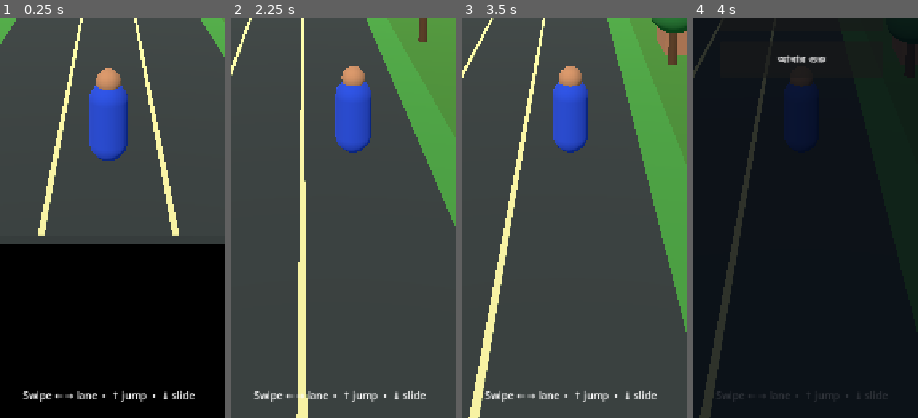
Above: before the commit, frames 1-4 (left to right).
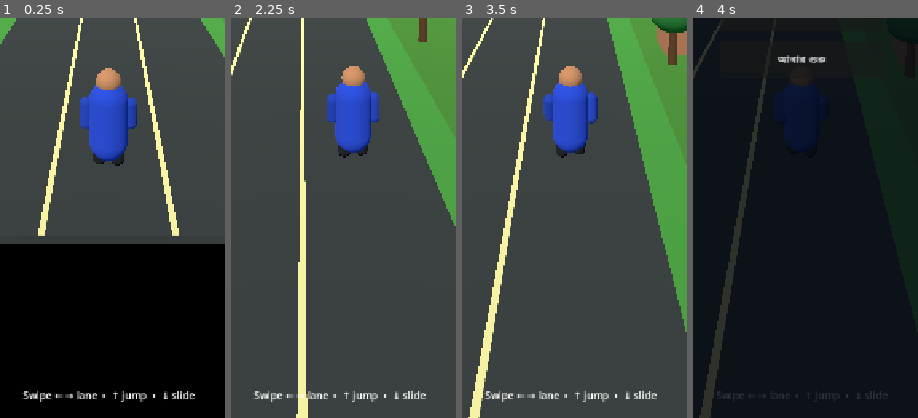
Above: after the commit, the same moments.

Repository: dxsohel087-crypto/JIBON-Bangladesh-Real-Life-Simulator
Game: Godot game, scene res://Scenes/Main.tscn
Same seed, same stepped clock (60 frames per second), same inputs: the game is played once before the commit and once after it.
Inputs (mouse positions are % of the whole screen's width and height, from its top left):
- Up to frame 1 (0.25 s): no input
- Up to frame 2 (2.25 s): tap Enter at 0.5 s; move the mouse to (72, 45) at 0.52 s; hold Right 0.53-1.25 s; tap P at 0.6 s; click (72, 45) at 0.67 s; tap Space at 0.77 s; click "▶" at 1.25 s; click "খেলা চালিয়ে যান" at 2 s
- Up to frame 3 (3.5 s): move the mouse to (30, 55) at 2.77 s; hold Down from 2.78 s (still down); tap Enter at 2.85 s; tap Space at 3.02 s
- Up to frame 4 (4 s): move the mouse to (60, 28) at 3.52 s; release Down at 3.53 s; hold Right from 3.53 s (still down); tap P at 3.6 s
The pictures show only the part of the screen within x 26-76%, y 50-100%; the shares and areas given below are measured in that part.

The runs differ from the first frame. In frame 1, 0.8% of the frame differs, in the area x 35-61%, y 19-37%; in frame 2, 0.7%; in frame 3, 0.7%; in frame 4, less than 0.1%.

Commit message:
Add simple animated runner arms and legs

Diff:
--- a/GodotProject/Scripts/RunnerGame.gd
+++ b/GodotProject/Scripts/RunnerGame.gd
@@ -21,6 +21,11 @@
 var pause_button: Button
 var pause_overlay: ColorRect
 var best_label: Label
+var left_arm: MeshInstance3D
+var right_arm: MeshInstance3D
+var left_leg: MeshInstance3D
+var right_leg: MeshInstance3D
+var run_clock := 0.0
 var swipe_start := Vector2.ZERO
 var segments: Array[Node3D] = []
 var coin_nodes: Array[Area3D] = []
@@ -56,6 +61,7 @@
 	_update_hud()
 
 func _update_player_actions(delta: float) -> void:
+	run_clock += delta * 12.0
 	if jump_time > 0.0:
 		jump_time = maxf(0.0, jump_time - delta)
 		var progress := 1.0 - jump_time / 0.58
@@ -67,6 +73,11 @@
 		player.scale.y = 0.55
 	else:
 		player.scale.y = 1.0
+	var swing := sin(run_clock) * (0.48 if jump_time <= 0.0 and slide_time <= 0.0 else 0.12)
+	left_arm.rotation.x = swing
+	right_arm.rotation.x = -swing
+	left_leg.rotation.x = -swing
+	right_leg.rotation.x = swing
 
 func _unhandled_input(event: InputEvent) -> void:
 	if game_over or paused:
@@ -145,6 +156,24 @@
 	skin.albedo_color = Color(0.72, 0.48, 0.32)
 	head.material_override = skin
 	player.add_child(head)
+
+	left_arm = _make_limb(Vector3(0.48, 0.18, 0), 0.14, 0.72, Color(0.1, 0.22, 0.62))
+	right_arm = _make_limb(Vector3(-0.48, 0.18, 0), 0.14, 0.72, Color(0.1, 0.22, 0.62))
+	left_leg = _make_limb(Vector3(0.2, -0.68, 0), 0.16, 0.72, Color(0.08, 0.08, 0.1))
+	right_leg = _make_limb(Vector3(-0.2, -0.68, 0), 0.16, 0.72, Color(0.08, 0.08, 0.1))
+
+func _make_limb(pos: Vector3, radius: float, height: float, color: Color) -> MeshInstance3D:
+	var limb := MeshInstance3D.new()
+	var shape := CapsuleMesh.new()
+	shape.radius = radius
+	shape.height = height
+	limb.mesh = shape
+	limb.position = pos
+	var mat := StandardMaterial3D.new()
+	mat.albedo_color = color
+	limb.material_override = mat
+	player.add_child(limb)
+	return limb
 
 func _build_camera() -> void:
 	camera = Camera3D.new()
